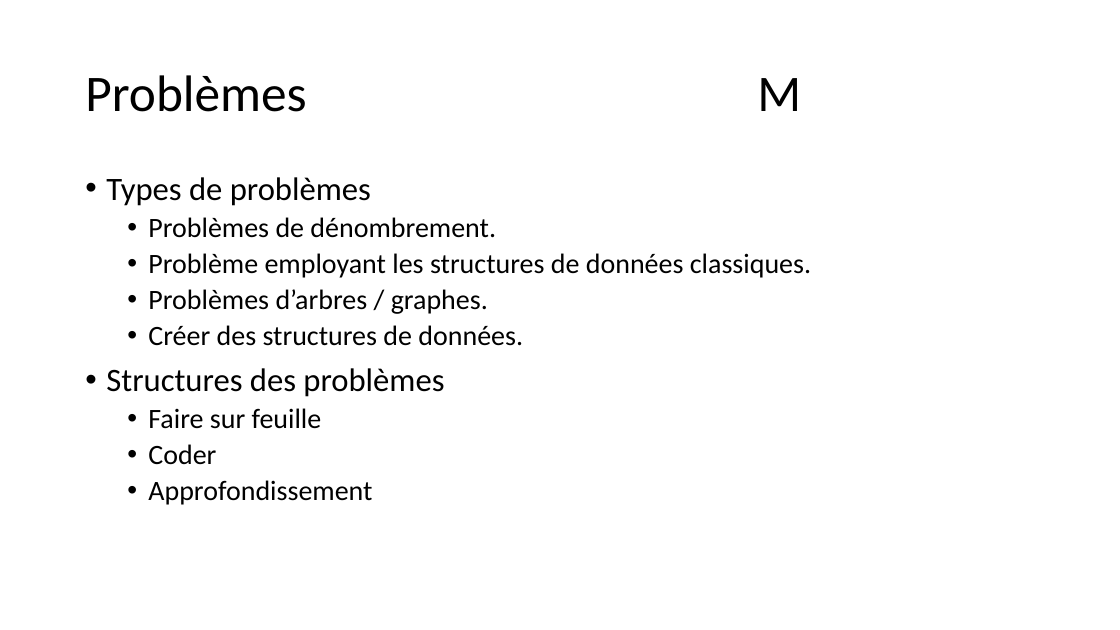
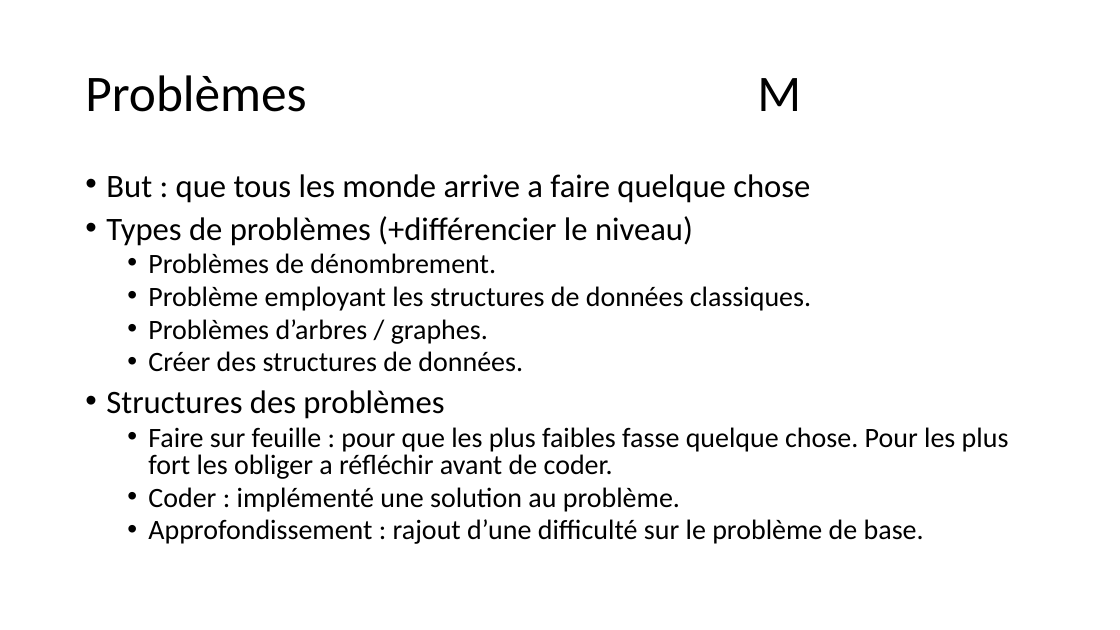
Before and after one commit to GRnice/ConcoursJuin, a slide deck: slide 5 of rapport/presentation.pptx. Drawn at 1120x630 pixels with LibreOffice and Linux fonts; fonts in the diff are those of the drawing. Boxes give left, top, right and bottom in pixels: in the first picture for what was removed or moved away, otherwise in the second. Text is boxed around its words. In the diff, an @@ line names an element or a change of style, - is before the commit and + after.

```diff
--- a/rapport/presentation.pptx
+++ b/rapport/presentation.pptx
@@ text at [106,174,810,246]: text changed @@
-• Types de problèmes
+• But : que tous les monde arrive a faire quelque chose
+• Types de problèmes (+différencier le niveau)
@@ text at [106,253,811,419]: line spacing 0.9 to 0.8 @@
@@ text at [148,427,1009,544]: text changed @@
-  • Faire sur feuille
-  • Coder
-  • Approfondissement
+  • Faire sur feuille : pour que les plus faibles fasse quelque chose. Pour les plus fort les obliger a réfléchir avant de coder.
+  • Coder : implémenté une solution au problème.
+  • Approfondissement : rajout d’une difficulté sur le problème de base.
```
Also in this commit, not shown: 9 other slides changed, 3 slides added, 2 slides removed.
